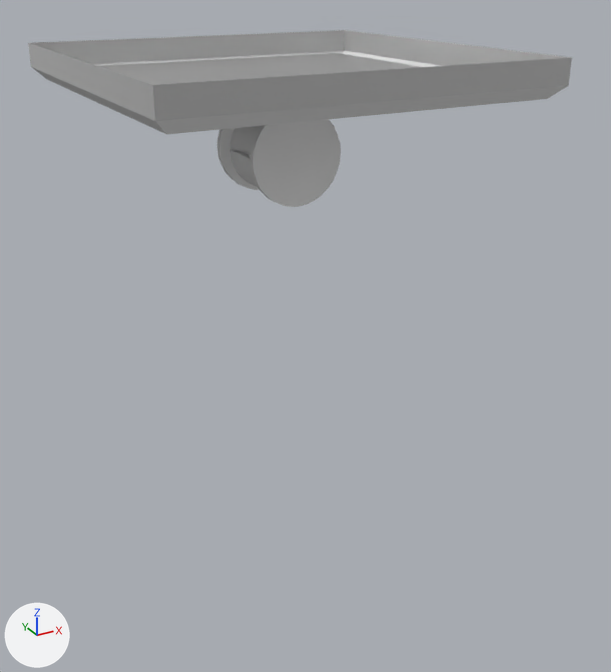
The Blender file models/ingame/p1/angled_panel/angled_panel.blend: old version first, new version second.
Before and after are seen from a 50 mm lens placed at (-129.0, -254.0, 25.0), pointed at (13.0, 4.0, -104.0). The lights are fixed; the arrows at lower left show +X, +Y and +Z. The same objects are shown in both versions, whatever each file hides.

In view in the first picture: 'base_square', 'border_square', 'edges_square', 'panel_cylinder_down'.
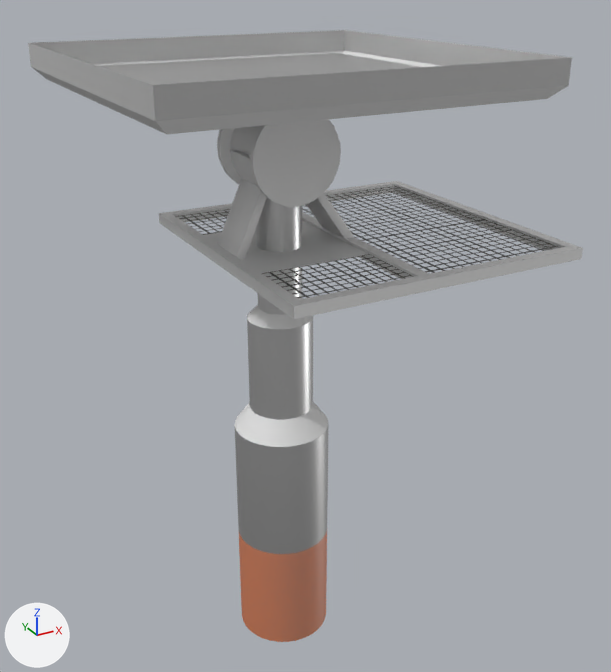
Edits to the scene script, one JSON object a line:
```json
{"op": "add", "block": "img_metalgrate018_png", "code": ["img_metalgrate018_png = load_image('metalgrate018.png', '../../../../materials/mip_grating/metalgrate018.png', 256, 256, 'sRGB')"]}
{"op": "add", "block": "mat_metalgrate018b", "code": ["mat_metalgrate018b = principled_material('metalgrate018b')", "mat_metalgrate018b.base_color = (0.8, 0.8, 0.8)  # white #e7e7e7"]}
{"op": "add", "block": "mat_metalgrate018", "code": ["mat_metalgrate018 = principled_material('metalgrate018')", "mat_metalgrate018.texture = img_metalgrate018_png  # with its transparency"]}
{"op": "add", "block": "me_cylinder_010", "code": ["me_cylinder_010 = bpy.data.meshes.new('Cylinder.010')", "me_cylinder_010.from_pydata(...)  # 96 vertices, 64 faces; spans x -12.0..12.0, y -12.0..12.0, z -192.0..-88.0", "me_cylinder_010.polygons.foreach_set('use_smooth', [True] * 64)", "# faces by material slot: [32, 32]", "me_cylinder_010.materials.append(mat_metal_lift)  # its picture is missing", "me_cylinder_010.materials.append(mat_metalwall_bts_6)  # its picture is missing"]}
{"op": "add", "block": "me_cylinder_009", "code": ["me_cylinder_009 = bpy.data.meshes.new('Cylinder.009')", "me_cylinder_009.from_pydata(...)  # 64 vertices, 32 faces; spans x -8.0..8.0, y -8.0..8.0, z -132.0..-43.3", "me_cylinder_009.polygons.foreach_set('use_smooth', [True] * 32)", "me_cylinder_009.materials.append(mat_metal_lift)  # its picture is missing"]}
{"op": "add", "block": "me_cylinder_008", "code": ["me_cylinder_008 = bpy.data.meshes.new('Cylinder.008')", "me_cylinder_008.from_pydata(...)  # 128 vertices, 96 faces; spans x -18.0..18.0, y -18.0..18.0, z -228.0..-128.0", "me_cylinder_008.polygons.foreach_set('use_smooth', [True] * 96)", "# faces by material slot: [32, 32, 32]", "me_cylinder_008.materials.append(mat_metal_lift)  # its picture is missing", "me_cylinder_008.materials.append(mat_metalwall_bts_6)  # its picture is missing", "me_cylinder_008.materials.append(mat_metal_lift_gradient)  # its picture is missing"]}
{"op": "add", "block": "me_plane_004", "code": ["me_plane_004 = bpy.data.meshes.new('Plane.004')", "me_plane_004.from_pydata(...)  # 54 vertices, 35 faces; spans x -24.0..88.0, y -56.0..56.0, z -68.0..-42.0", "# faces by material slot: [31, 3, 1]", "me_plane_004.materials.append(mat_metalwall_bts_6)  # its picture is missing", "me_plane_004.materials.append(mat_metalgrate018)  # picture img_metalgrate018_png", "me_plane_004.materials.append(mat_metalgrate018b)  # its picture is missing"]}
{"op": "add", "block": "ob_piston_mid_covered", "code": ["ob_piston_mid_covered = bpy.data.objects.new('piston_mid_covered', me_cylinder_010)", "ob_piston_mid_covered.location = (0.0, 0.0, 0.0)"]}
{"op": "add", "block": "ob_piston_top_covered", "code": ["ob_piston_top_covered = bpy.data.objects.new('piston_top_covered', me_cylinder_009)", "ob_piston_top_covered.location = (0.0, 0.0, 0.0)"]}
{"op": "add", "block": "ob_piston_bottom_covered", "code": ["ob_piston_bottom_covered = bpy.data.objects.new('piston_bottom_covered', me_cylinder_008)", "ob_piston_bottom_covered.location = (0.0, 0.0, 0.0)"]}
{"op": "add", "block": "ob_covered_grate_90_ref", "code": ["ob_covered_grate_90_ref = bpy.data.objects.new('covered_grate_90_ref', me_plane_004)", "ob_covered_grate_90_ref.location = (0.0, 0.0, 0.0)", "_m = ob_covered_grate_90_ref.modifiers.new('EdgeSplit', 'EDGE_SPLIT')"]}
```

Where the change shows, as pixel boxes [x1, y1, x2, y2] in the pictures (611 x 672 px):
```json
{"object": "covered_grate_90_ref", "change": "added", "after": [159, 179, 583, 319], "faces in mat_metalwall_bts_6 (its picture is missing)": [159, 179, 583, 319], "faces in mat_metalgrate018 (picture img_metalgrate018_png)": [175, 186, 560, 298], "faces in mat_metalgrate018b (its picture is missing)": [204, 220, 368, 274]}
{"object": "piston_bottom_covered", "change": "added", "after": [235, 402, 328, 642], "faces in mat_metal_lift (its picture is missing)": [235, 427, 328, 554], "faces in mat_metal_lift_gradient (its picture is missing)": [239, 531, 327, 642], "faces in mat_metalwall_bts_6 (its picture is missing)": [235, 402, 328, 447]}
{"object": "piston_mid_covered", "change": "added", "after": [247, 305, 313, 420], "faces in mat_metal_lift (its picture is missing)": [247, 319, 313, 420], "faces in mat_metalwall_bts_6 (its picture is missing)": [247, 305, 313, 329]}
{"object": "piston_top_covered", "change": "added", "after": [256, 198, 302, 314]}
```
